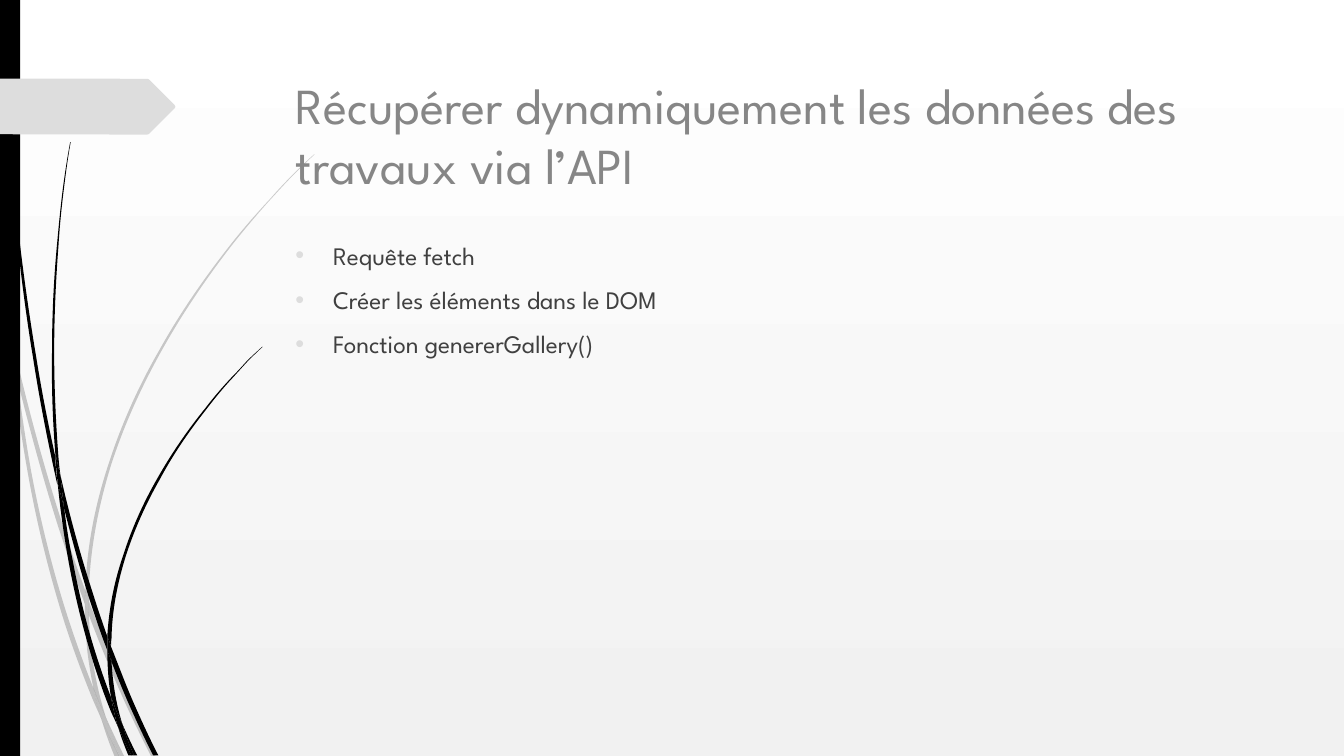
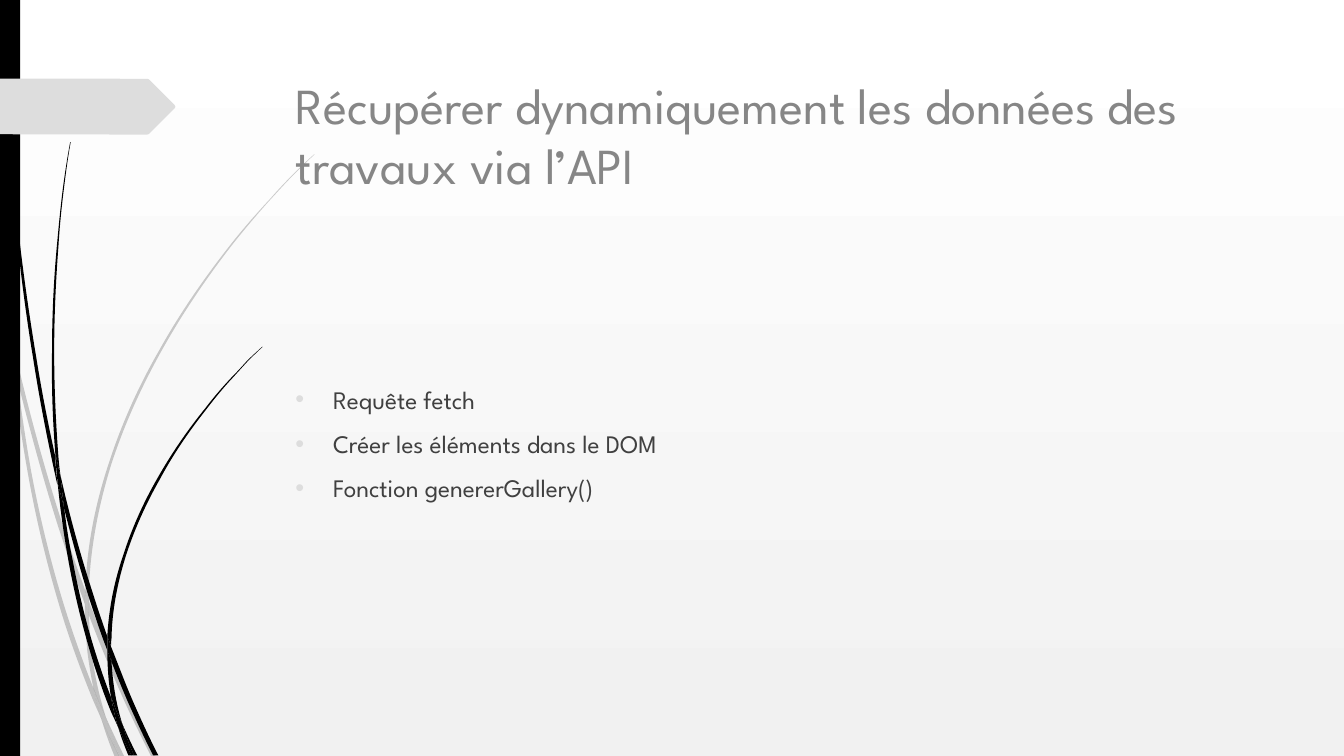
Before and after one commit to Oleome/Portfolio-architecte-sophie-bluel, a slide deck: slide 3 of Projet 3.ppt. Drawn at 1344x756 pixels with LibreOffice and Linux fonts; fonts in the diff are those of the drawing. Boxes give left, top, right and bottom in pixels: in the first picture for what was removed or moved away, otherwise in the second. Text is boxed around its words. In the diff, an @@ line names an element or a change of style, - is before the commit and + after.

```diff
--- a/Projet 3.ppt
+++ b/Projet 3.ppt
@@ text "Requête fetch" at (333, 391, 657, 503): vertical alignment top to middle @@
```
Also in this commit, not shown: 7 other slides changed.
